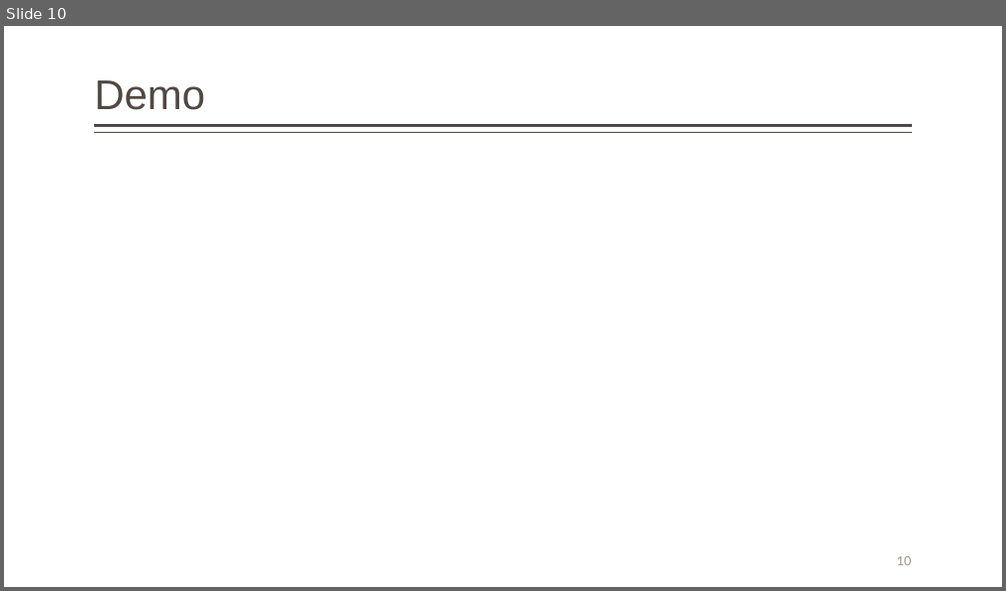
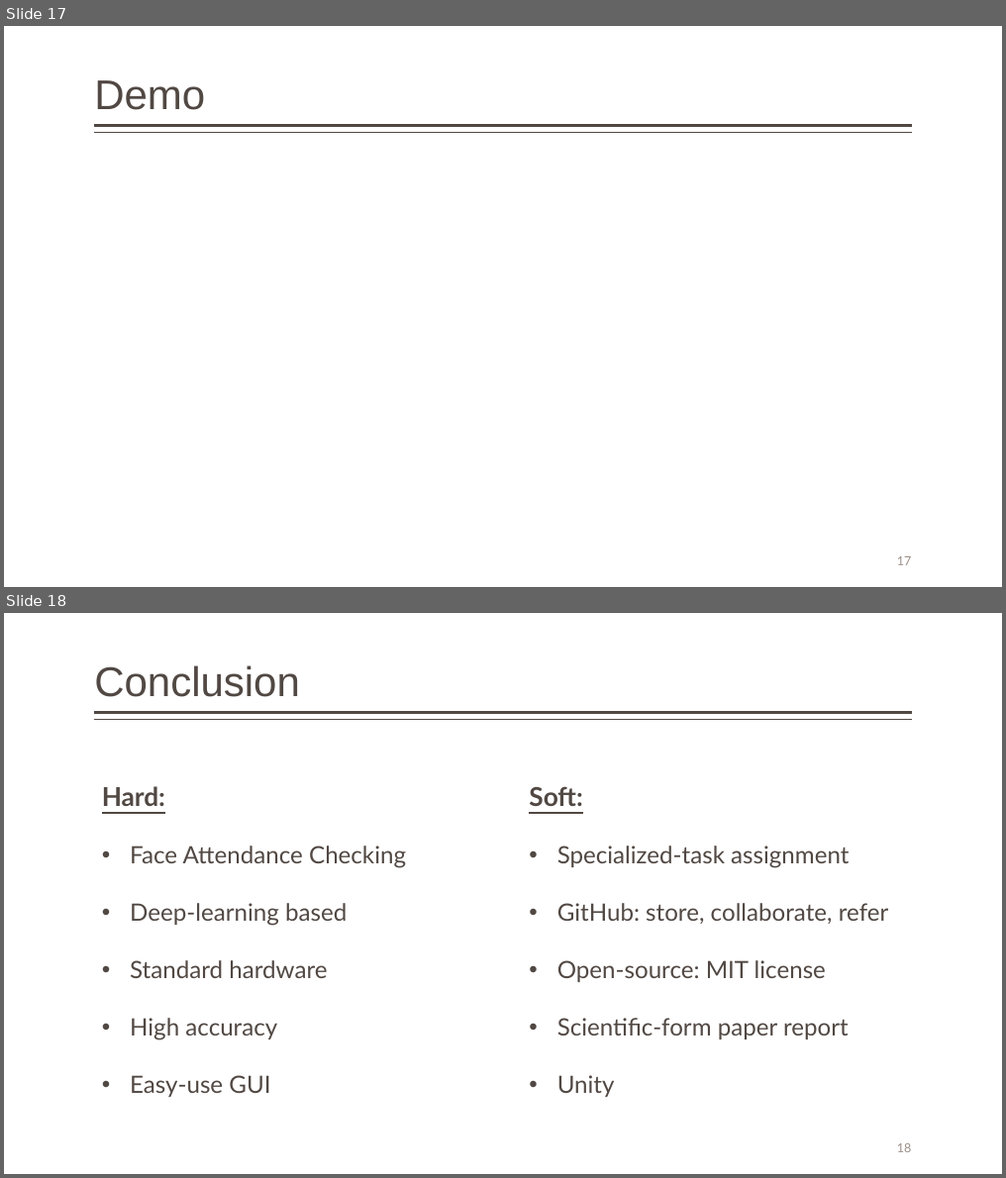
Before and after one commit to Gitworkarboy/Face-Attendance-System, a slide deck: presentation/face-attendance-2018.pptx. Shown one above the other, each under a label of ours: slide 10 before the commit, slides 17 and 18 after it. The pictures are 1006x591 and 1006x1178 pixels, drawn with LibreOffice and Linux fonts; fonts in the diff are those of the drawing. Boxes give left, top, right and bottom in pixels: in the first picture for what was removed or moved away, otherwise in the second. Text is boxed around its words. In the diff, an @@ line names an element or a change of style, - is before the commit and + after.

Commit message:
presentation: complete {prob define, conclusion}

```diff
--- a/presentation/face-attendance-2018.pptx
+++ b/presentation/face-attendance-2018.pptx
@@ slide 18 added at (4,613,1002,1174), background #FFFFFF; not listed: 2 template elements that a slide beside it also shows @@
@@ title added at (94,665,300,697), 40 pt, text #514843 @@
+Conclusion
@@ text added at (102,786,406,1097), 23 pt, text #514843 @@
+Hard:
+• Face Attendance Checking
+• Deep-learning based
+• Standard hardware
+• High accuracy
+• Easy-use GUI
@@ text added at (529,786,889,1097), 23 pt, text #514843 @@
+Soft:
+• Specialized-task assignment
+• GitHub: store, collaborate, refer
+• Open-source: MIT license
+• Scientific-form paper report
+• Unity
@@ page number added at (897,1144,912,1153), 12 pt, text #9D8F88 @@
+18
@@ what was slide 10 is now slide 17 @@
@@ page number at (897,557,912,566): text changed @@
-10
+17
```
Also in this commit, not shown: 2 slides changed, 8 other slides added, 1 slide removed, 8 other files.
